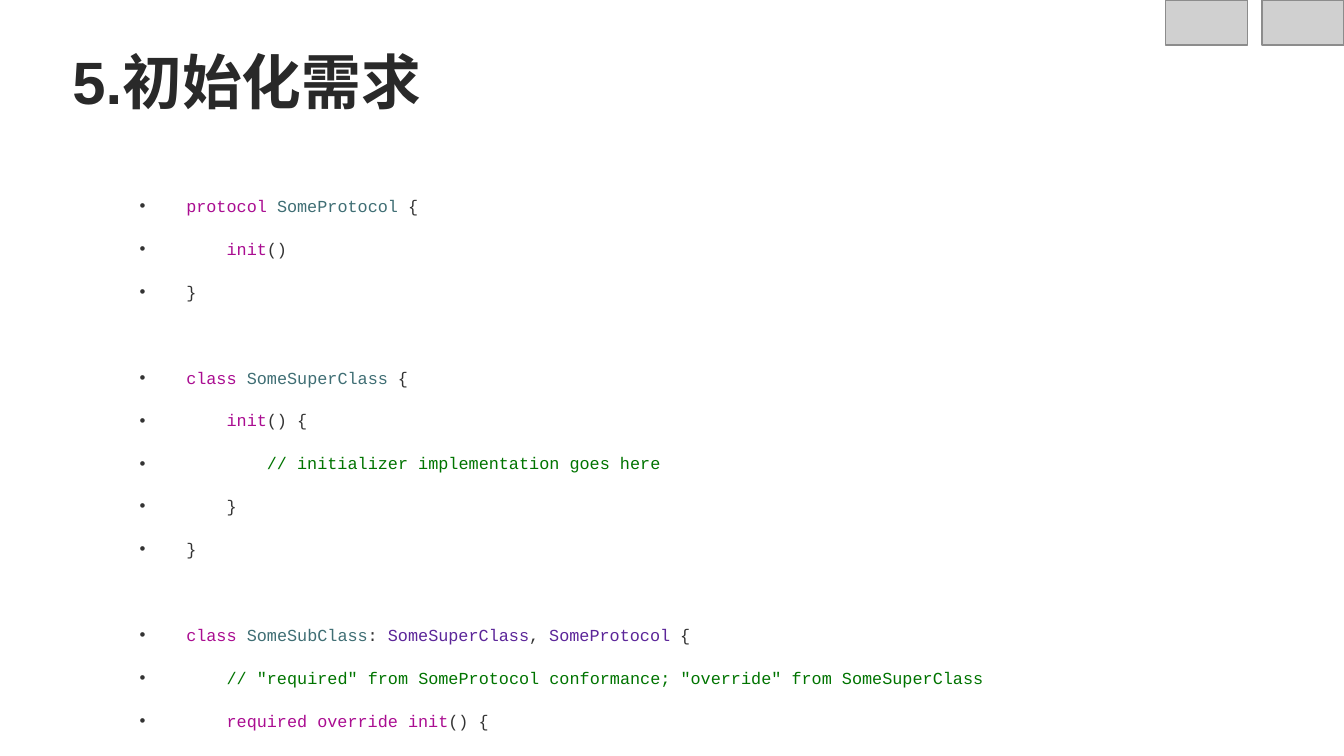
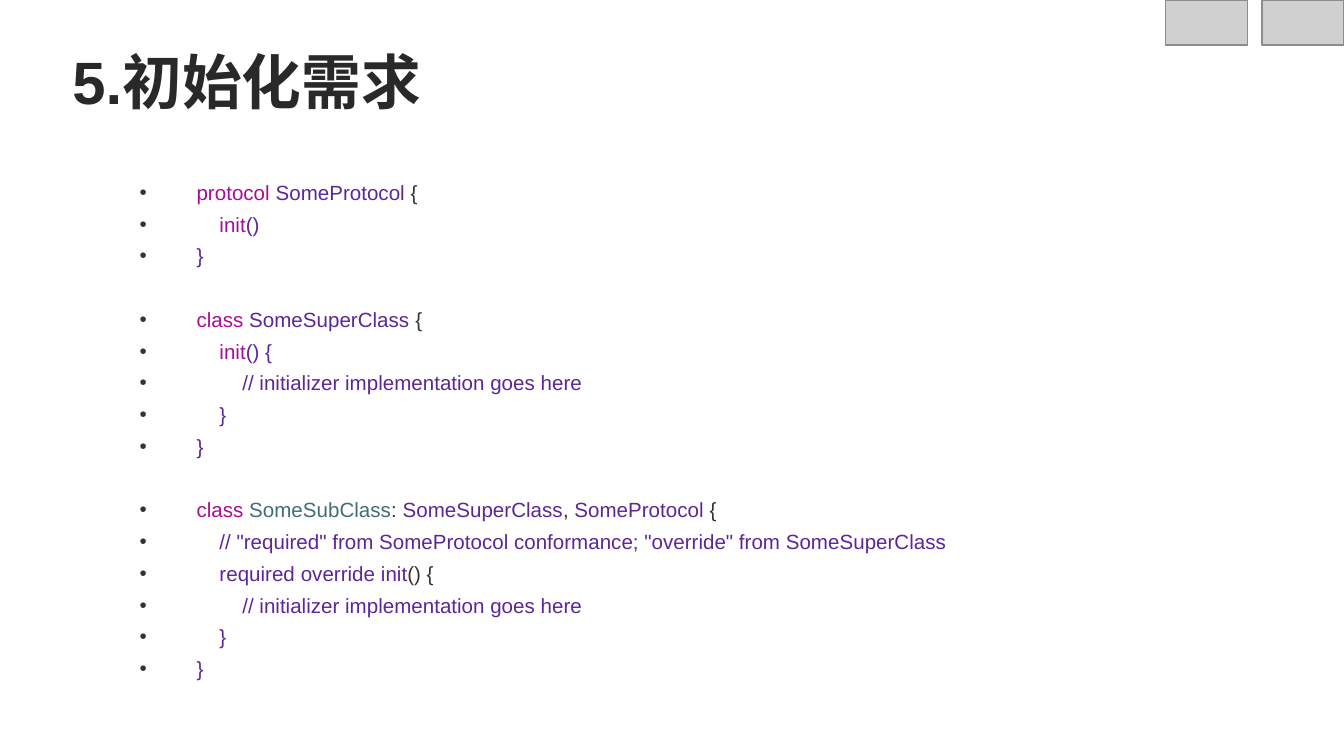
Before and after one commit to roberthsu2003/Iphone1, a slide deck: slide 9 of iOS行動程式基礎開發上架20堂課/第19堂專案練習/swift-協定.pptx. Drawn at 1344x756 pixels with LibreOffice and Linux fonts; fonts in the diff are those of the drawing; grey boxes stand for pictures; background and template pictures are left out. Boxes give left, top, right and bottom in pixels: in the first picture for what was removed or moved away, otherwise in the second. Text is boxed around its words. In the diff, an @@ line names an element or a change of style, - is before the commit and + after.

```diff
--- a/iOS行動程式基礎開發上架20堂課/第19堂專案練習/swift-協定.pptx
+++ b/iOS行動程式基礎開發上架20堂課/第19堂專案練習/swift-協定.pptx
@@ text "protocol SomeProtocol {" at <box>197,185,946,618</box>: size 9 to 11 pt, font Courier New to Arial; text colour #3F6E74 to #5C2699 in "SomeProtocol", "SomeSuperClass"; text colour #333333 to #5C2699 in "init()", "}", "init() {", "}" and 3 more places; text colour #007400 to #5C2699 in "// initializer implementation goes here", "// "required" from SomeProtocol conformance; "override" from ...", "// initializer implementation goes here"; text colour #AA0D91 to #5C2699 in "required override init()"; indent changed; line spacing 23pt to 17pt @@
```
Also in this commit, not shown: 17 other slides changed, 49 other files.
